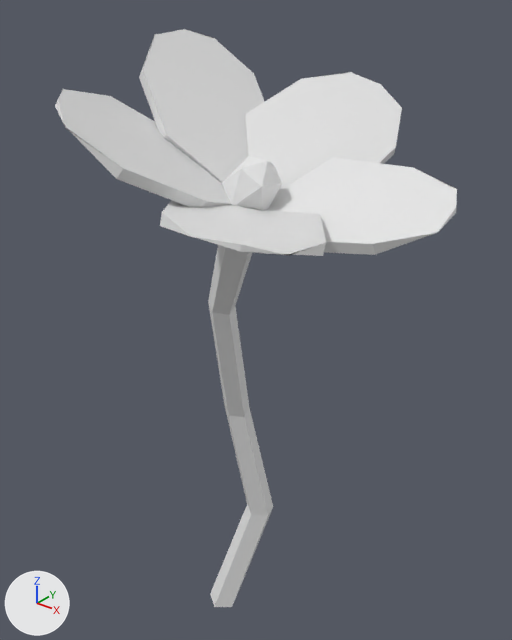
One commit to the FBX model Assets/Models/flower_3.fbx: the scene before it, then after it.
The view is the same before and after, from a 50 mm camera at (0.1281, -0.1305, 0.1829) aimed at (0.0297, -0.0075, 0.1066). The lights are fixed; the arrows at lower left show +X, +Y and +Z. Where no turn or scale is listed for an object, it has been applied to the vertices.

Objects in the first picture: 'flower'.
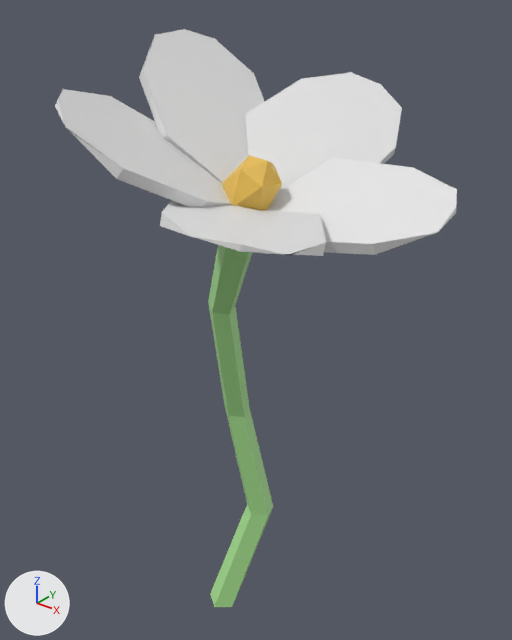
Pixel boxes (x1, y1, x2, y2) of what changed, in the pictures (512 x 640 px):
part 1 of me_cube, recoloured (white to green)
    both: (208, 245, 273, 607)
part 2 of me_cube, recoloured (white to yellow)
    both: (222, 155, 282, 211)

Patch to the scene script:
```diff
--- a/Assets/Models/flower_3.fbx.py
+++ b/Assets/Models/flower_3.fbx.py
@@ mat_center3 @@
+mat_center3 = principled_material('center3')
+mat_center3.base_color = (0.8, 0.502, 0.0811)  # yellow #e7bc50
@@ mat_petals3 @@
+mat_petals3 = principled_material('petals3')
+mat_petals3.base_color = (0.8, 0.8, 0.8)  # white #e7e7e7
@@ mat_green @@
+mat_green = principled_material('green')
+mat_green.base_color = (0.416, 0.8, 0.302)  # green #ade795
+mat_green.roughness = 0.4
@@ me_cube @@
 me_cube.from_pydata(...)  # 126 vertices, 88 faces; spans x 0.005..0.077, y -0.054..0.023, z -0.008..0.172
 # used by ob_flower; location = (-0.0009, 0.0008, -0.0006)
-me_cube.materials.append(mat_material_034)  # white #e7e7e7
-me_cube.materials.append(mat_material_033)  # white #e7e7e7
-me_cube.materials.append(mat_material_020)  # white #e7e7e7
-me_cube.materials.append(mat_material_019)  # white #e7e7e7
-me_cube.materials.append(mat_material_018)  # white #e7e7e7
+# me_cube part 1: 22 of the faces centred in x 0.009..0.035, y -0.016..0.011, z -0.008..0.141 switch from mat_material_035 (white #e7e7e7) to mat_green (green #ade795)
+# me_cube part 2: 16 of the faces centred in x 0.032..0.041, y -0.021..-0.011, z 0.14..0.149 switch from mat_material_035 (white #e7e7e7) to mat_center3 (yellow #e7bc50)
+me_cube.materials.append(mat_petals3)  # white #e7e7e7
```
